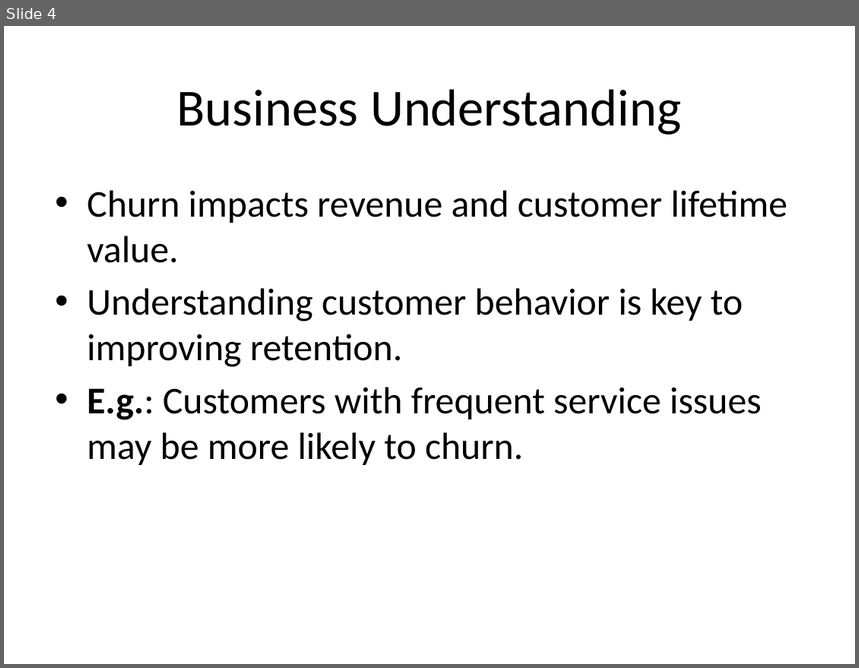
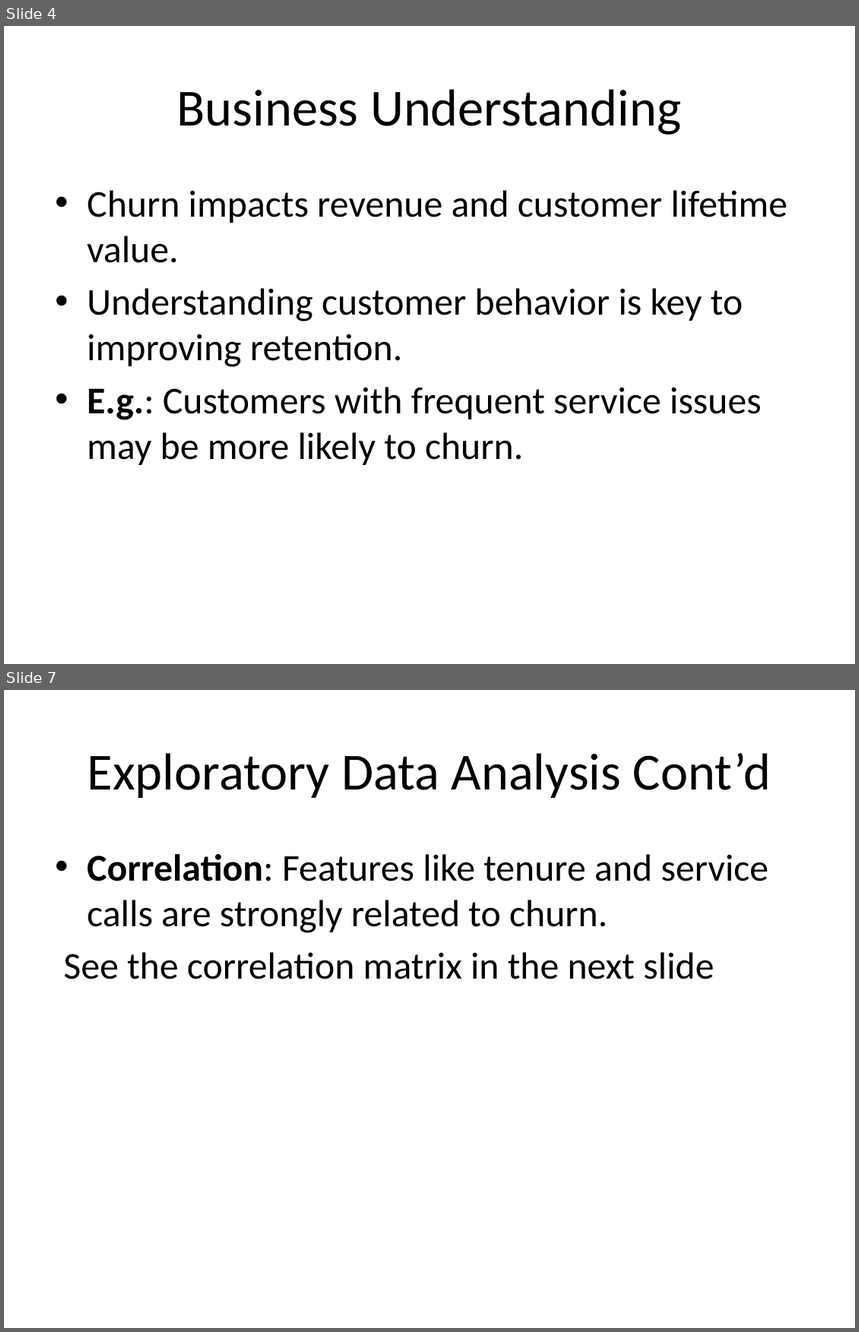
Before and after one commit to wawerukahuthu/PHASE-3-PROJECT, a slide deck: Predicting Customer Churn for SyriaTel.pptx. Shown one above the other, each under a label of ours: slide 4 before the commit, slides 4 and 7 after it; the slides between them are not shown. The pictures are 859x668 and 859x1332 pixels, drawn with LibreOffice and Linux fonts; fonts in the diff are those of the drawing. Boxes give left, top, right and bottom in pixels: in the first picture for what was removed or moved away, otherwise in the second. Text is boxed around its words. In the diff, an @@ line names an element or a change of style, - is before the commit and + after.

```diff
--- a/Predicting Customer Churn for SyriaTel.pptx
+++ b/Predicting Customer Churn for SyriaTel.pptx
@@ slide 7 added at [4,690,855,1328], background #FFFFFF @@
@@ title added at [88,753,771,798], 44 pt, text #000000 @@
+Exploratory Data Analysis Cont’d
@@ text added at [63,854,769,980], 32 pt, text #000000 @@
+• Correlation: Features like tenure and service calls are strongly related to churn.
+See the correlation matrix in the next slide
```
Also in this commit, not shown: 10 other slides added, 1 slide removed, 2 other files.
